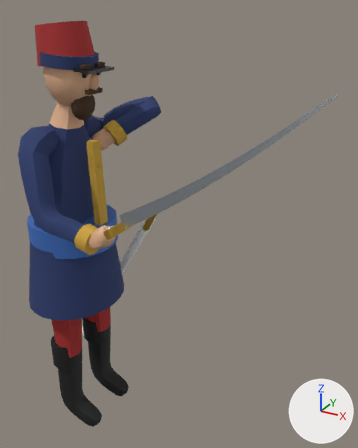
Renders of the glTF model models/era2/yevropa2_qomondon.glb from each side of a commit.
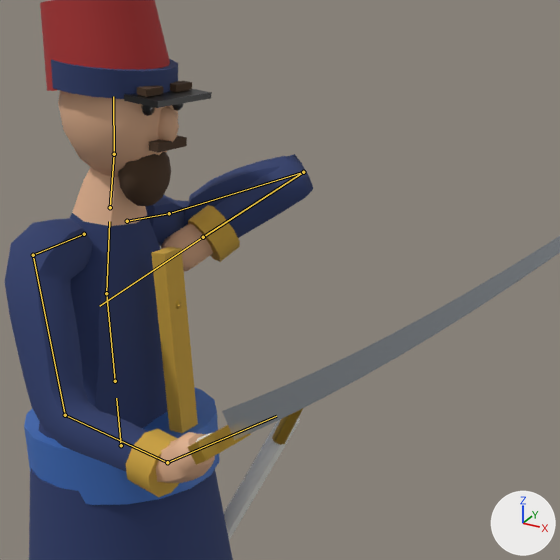
Each version appears first whole from a camera (50 mm lens) standing at (1.336, -1.513, 1.825) and looking at (0.456, 0.089, 1.024), and next in a close-up on the part from 4% to 77% of the width and 5% to 64% of the height. Arrows for +X, +Y and +Z are at lower right; the lights stay in place. The first two pictures are the older version. Both versions are drawn at frame 24 of the action 'Block'; the numbers are the values there. The bones that change, and the others that lie on the model, are drawn over the model as lines in the close-ups.

Objects in the first close-up: 'Body', 'Sword'.
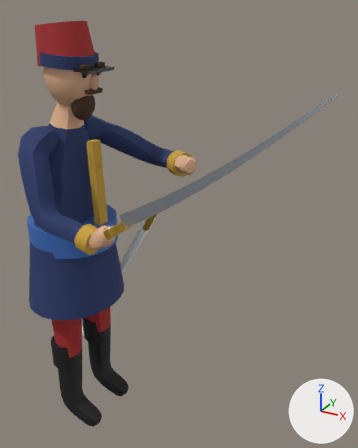
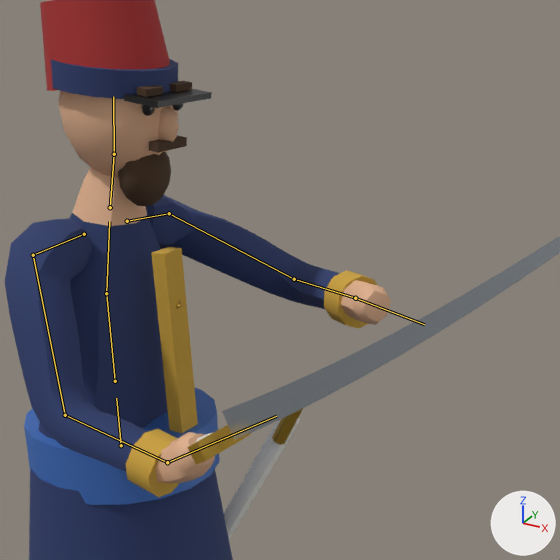
Boxes (x1, y1, x2, y2) around the edits, measured in the close-ups (560 x 560 px):
'Body', posed: before (5, 0, 313, 560); after (5, 0, 391, 560)
bone 'UpperArm.L', root to tip: before (169, 213) to (303, 172); after (169, 213) to (294, 279)
bone 'ForeArm.L', root to tip: before (303, 172) to (203, 237); after (294, 279) to (355, 298)

What the commit changed:
Bone 'UpperArm.L' (bone_upperarm_l) turns from (34, -7, -115) to (17, -7, -67) degrees about its own x, y and z.
Bone 'ForeArm.L' (bone_forearm_l) turns from (-136, -54, -47) to (-45, 28, -65) degrees about its own x, y and z.
